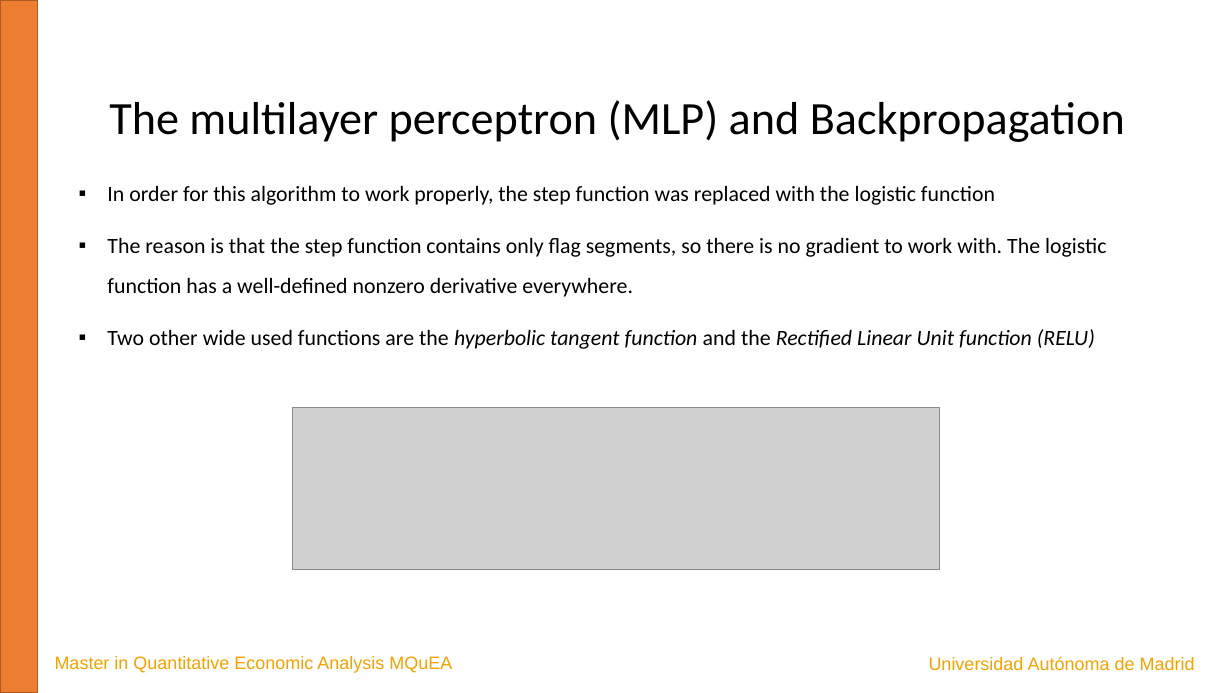
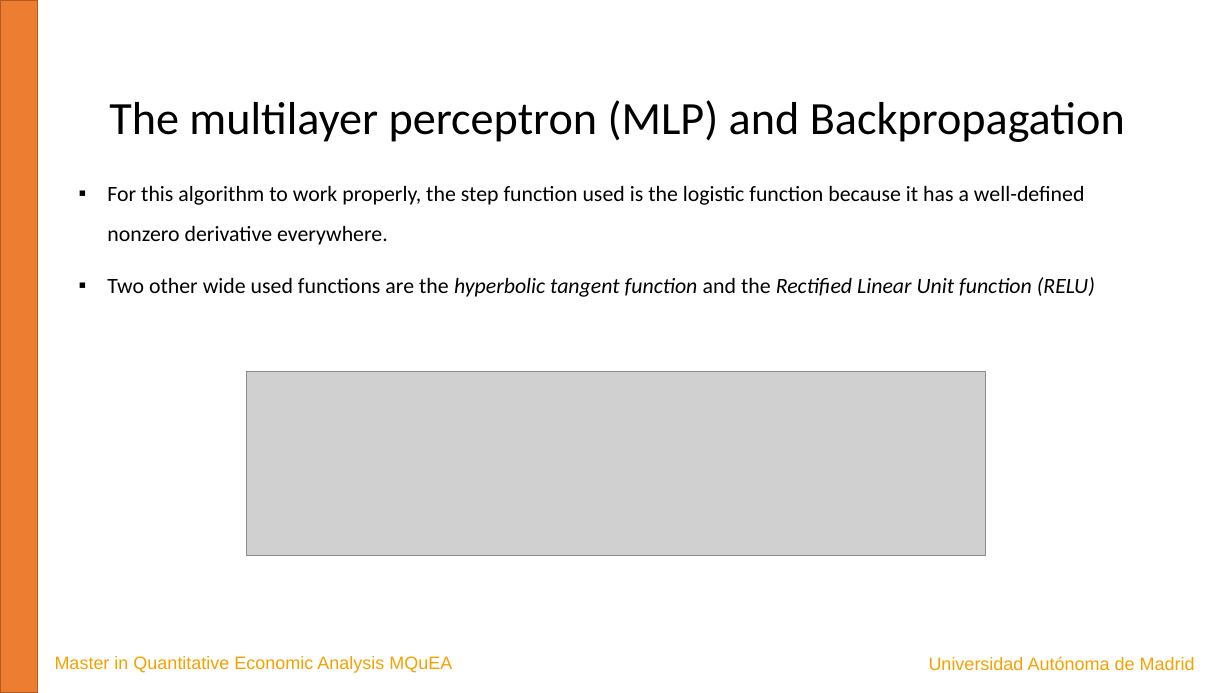
Before and after one commit to JavierBas/IMLEF-MQuEA, a slide deck: slide 10 of Course content/Slides/Topic 6 - Artificial Neural Networks.pptx. Drawn at 1232x693 pixels with LibreOffice and Linux fonts; fonts in the diff are those of the drawing; grey boxes stand for pictures. Boxes give left, top, right and bottom in pixels: in the first picture for what was removed or moved away, otherwise in the second. Text is boxed around its words. In the diff, an @@ line names an element or a change of style, - is before the commit and + after.

```diff
--- a/Course content/Slides/Topic 6 - Artificial Neural Networks.pptx
+++ b/Course content/Slides/Topic 6 - Artificial Neural Networks.pptx
@@ text at (x1=107, y1=186, x2=1085, y2=245): text changed @@
-▪ In order for this algorithm to work properly, the step function was replaced with the logistic function
-▪ The reason is that the step function contains only flag segments, so there is no gradient to work with. The logistic function has a well-defined nonzero derivative everywhere.
+▪ For this algorithm to work properly, the step function used is the logistic function because it has a well-defined nonzero derivative everywhere.
@@ picture resized from (x1=293, y1=408, x2=940, y2=569) to (x1=247, y1=372, x2=986, y2=556) @@
```
Also in this commit, not shown: 7 other slides changed, 1 other file.
